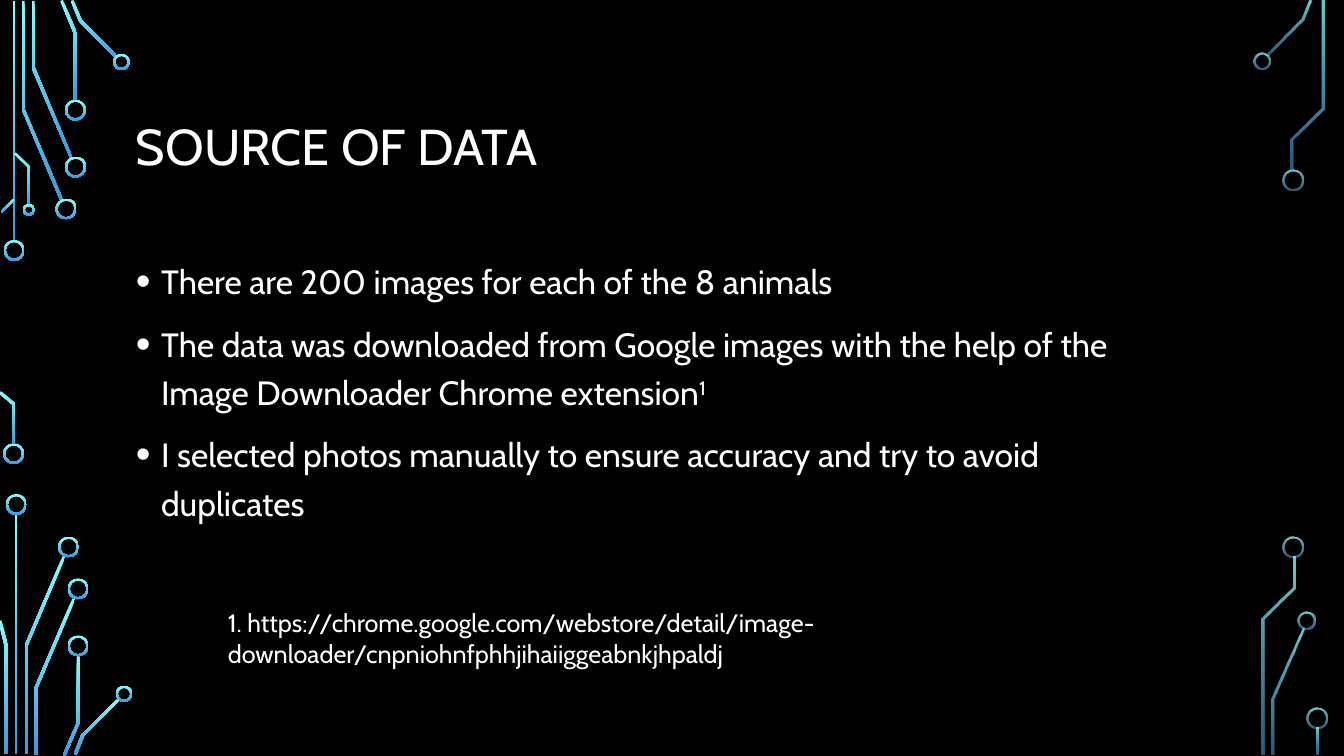
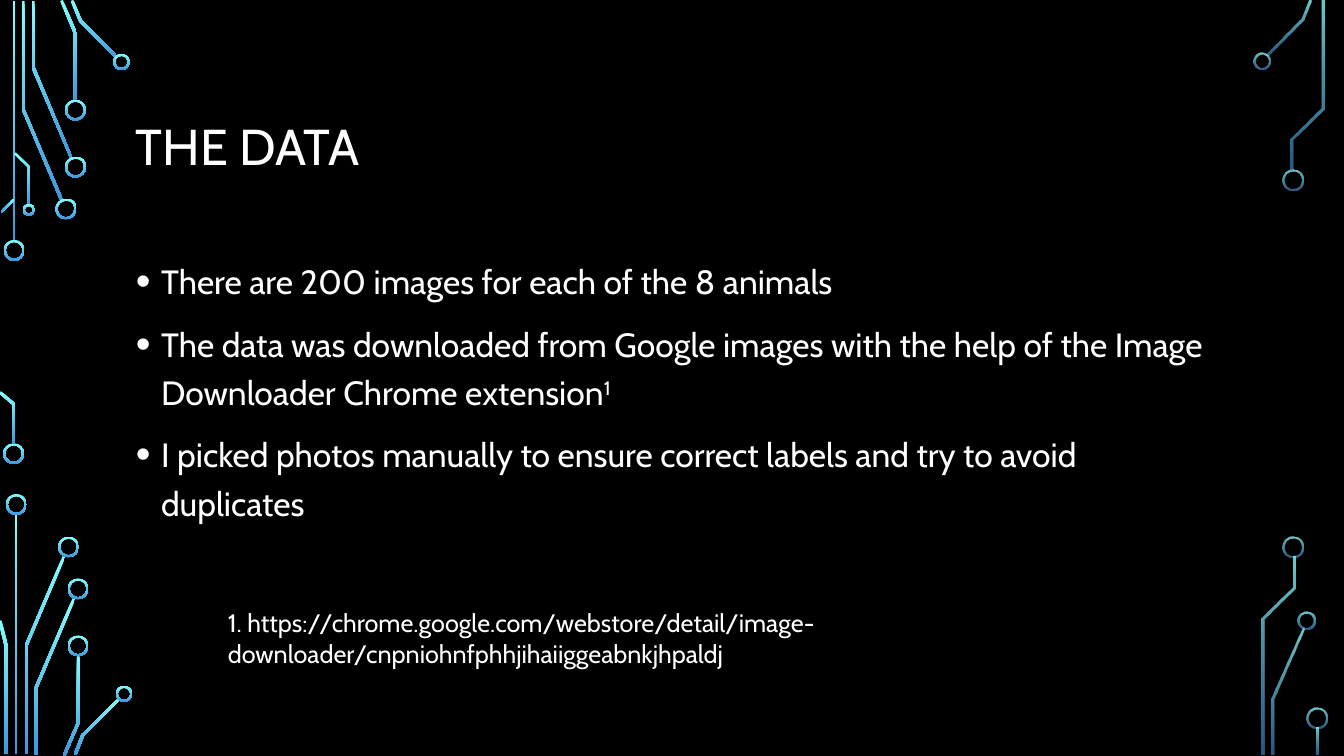
Before and after one commit to williamrjli/actl3143-project, a slide deck: slide 3 of ACTL3143 Video PowerPoint.pptx. Drawn at 1344x756 pixels with LibreOffice and Linux fonts; fonts in the diff are those of the drawing; background and template pictures are left out. Boxes give left, top, right and bottom in pixels: in the first picture for what was removed or moved away, otherwise in the second. Text is boxed around its words. In the diff, an @@ line names an element or a change of style, - is before the commit and + after.

```diff
--- a/ACTL3143 Video PowerPoint.pptx
+++ b/ACTL3143 Video PowerPoint.pptx
@@ title at [136,129,360,165]: text changed @@
-SOURCE OF DATA
+THE DATA
@@ text at [161,441,1076,524]: text changed @@
-• I selected photos manually to ensure accuracy and try to avoid duplicates
+• I picked photos manually to ensure correct labels and try to avoid duplicates
```
Also in this commit, not shown: 1 other slide changed, 11 slides added, 3 slides removed, 11 other files.
